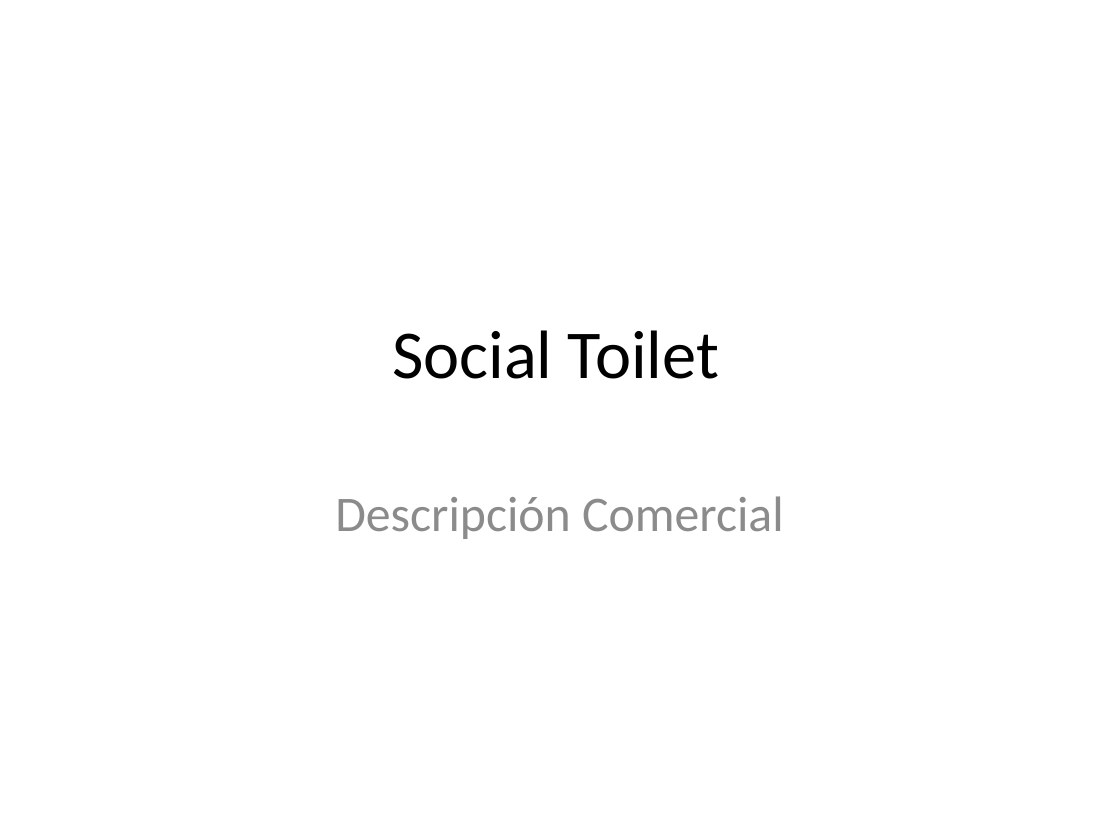
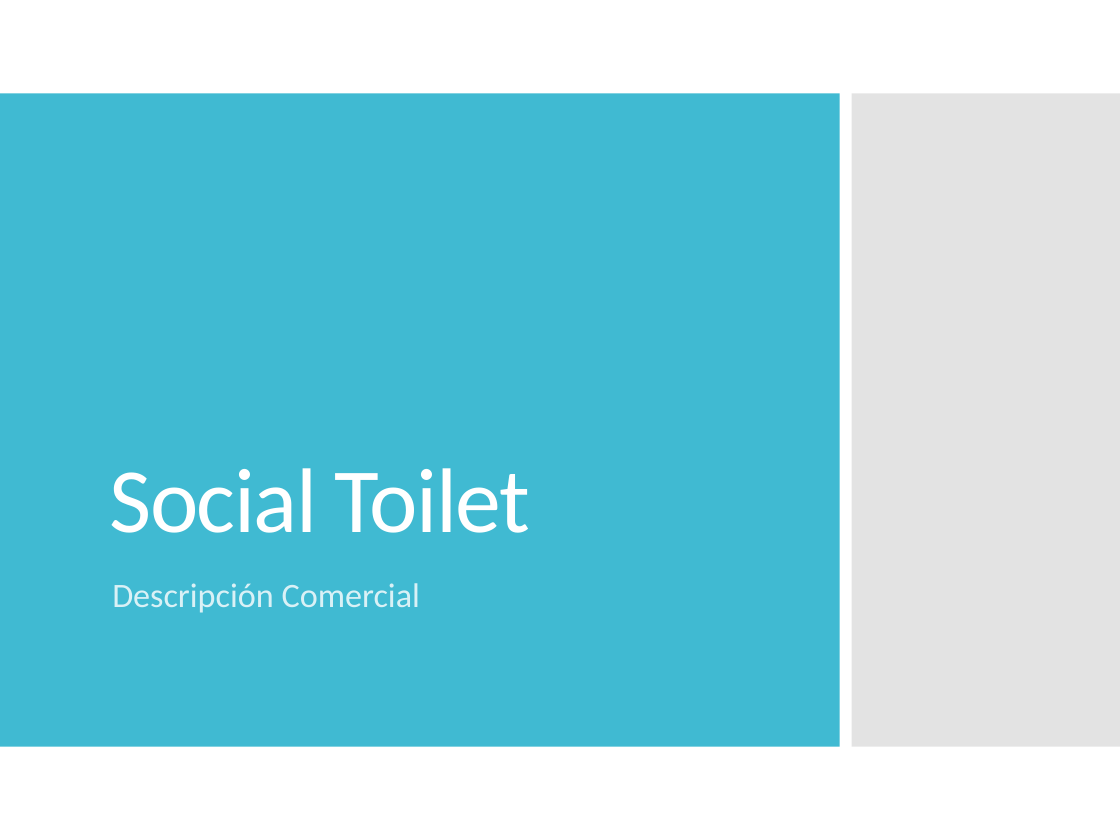
Before and after one commit to dschenkelman/taller-proyectos, a slide deck: slide 1 of Assets/Presentación negocio.pptx. Drawn at 1120x840 pixels with LibreOffice and Linux fonts; fonts in the diff are those of the drawing. Boxes give left, top, right and bottom in pixels: in the first picture for what was removed or moved away, otherwise in the second. Text is boxed around its words. In the diff, an @@ line names an element or a change of style, - is before the commit and + after.

```diff
--- a/Assets/Presentación negocio.pptx
+++ b/Assets/Presentación negocio.pptx
@@ rectangle added at [0,93,840,746], fill #40BAD2 @@
@@ rectangle added at [851,93,1120,746], fill #C8C8C8 at 50% opacity @@
@@ title "Social Toilet": place and size @@
-title "Social Toilet" at [392,330,719,379]
+title "Social Toilet" at [109,468,530,533]
@@ title "Social Toilet" at [109,468,530,533]: size 44 to 59 pt, text colour #000000 to #FFFFFF, letter spacing 0 to -1 pt; alignment centre to left; line spacing 1 to 0.9; vertical alignment middle to bottom @@
@@ subtitle "Descripción Comercial": place and size @@
-subtitle "Descripción Comercial" at [335,496,784,539]
+subtitle "Descripción Comercial" at [112,583,420,613]
@@ subtitle "Descripción Comercial" at [112,583,420,613]: size 32 to 22 pt, text colour #8C8C8C to #D9F1F6; alignment centre to left; line spacing 1 to 0.9; more space between paragraphs @@
```
Also in this commit, not shown: 11 other slides changed.
